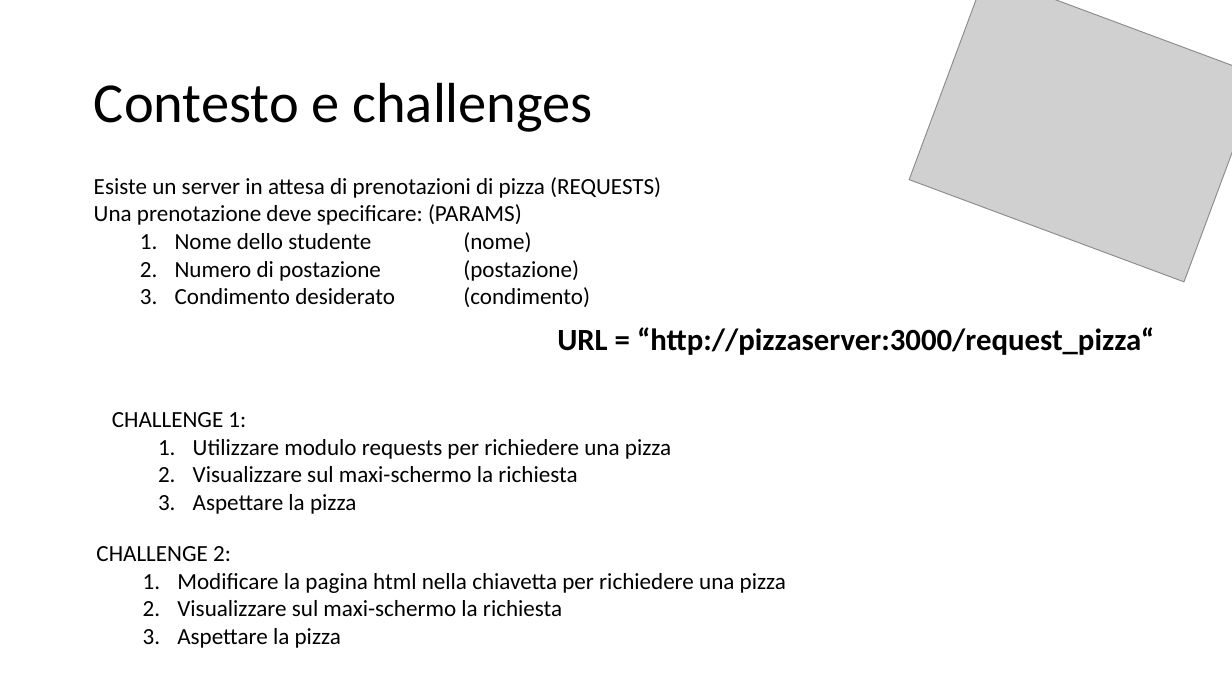
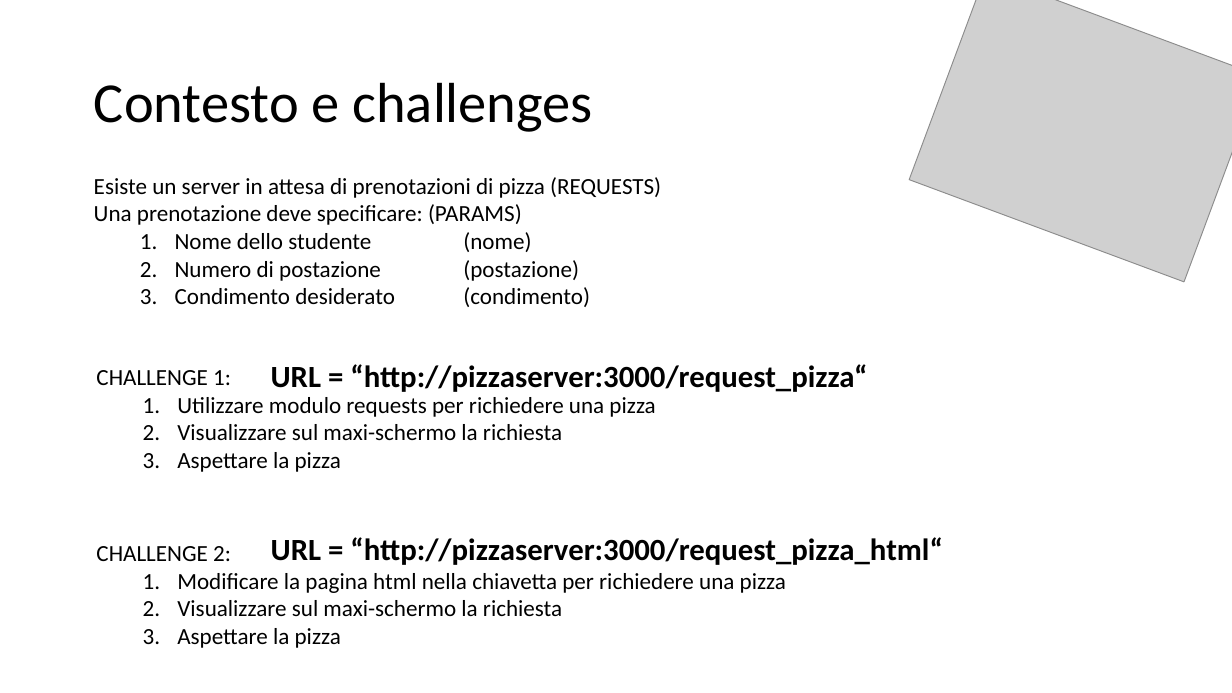
Before and after one commit to luckyunlock/PizzaProject, a slide deck: slide 6 of Slides.pptx. Drawn at 1232x693 pixels with LibreOffice and Linux fonts; fonts in the diff are those of the drawing; grey boxes stand for pictures. Boxes give left, top, right and bottom in pixels: in the first picture for what was removed or moved away, otherwise in the second. Text is boxed around its words. In the diff, an @@ line names an element or a change of style, - is before the commit and + after.

```diff
--- a/Slides.pptx
+++ b/Slides.pptx
@@ text "CHALLENGE 1:": place and size @@
-text "CHALLENGE 1:" at box(112, 412, 671, 514)
+text "CHALLENGE 1:" at box(96, 370, 655, 472)
@@ text "URL = “http://pizzaserver:3000/request_pizza“": place and size @@
-text "URL = “http://pizzaserver:3000/request_pizza“" at box(557, 327, 1154, 355)
+text "URL = “http://pizzaserver:3000/request_pizza“" at box(271, 364, 867, 392)
@@ text added at box(271, 537, 943, 565), 24 pt, text #000000, bold @@
+URL = “http://pizzaserver:3000/request_pizza_html“
```
Also in this commit, not shown: 1 other slide changed, 4 other files.
